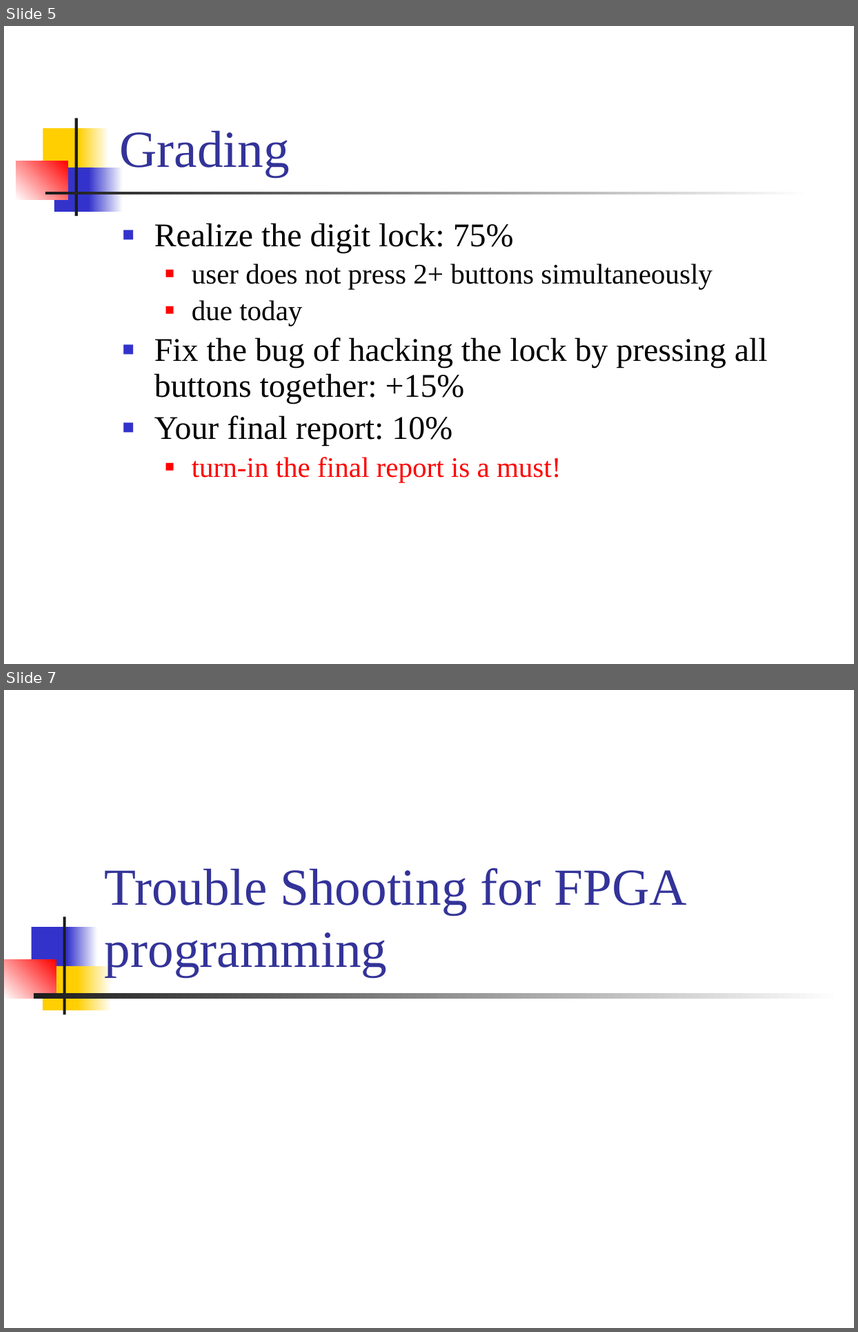
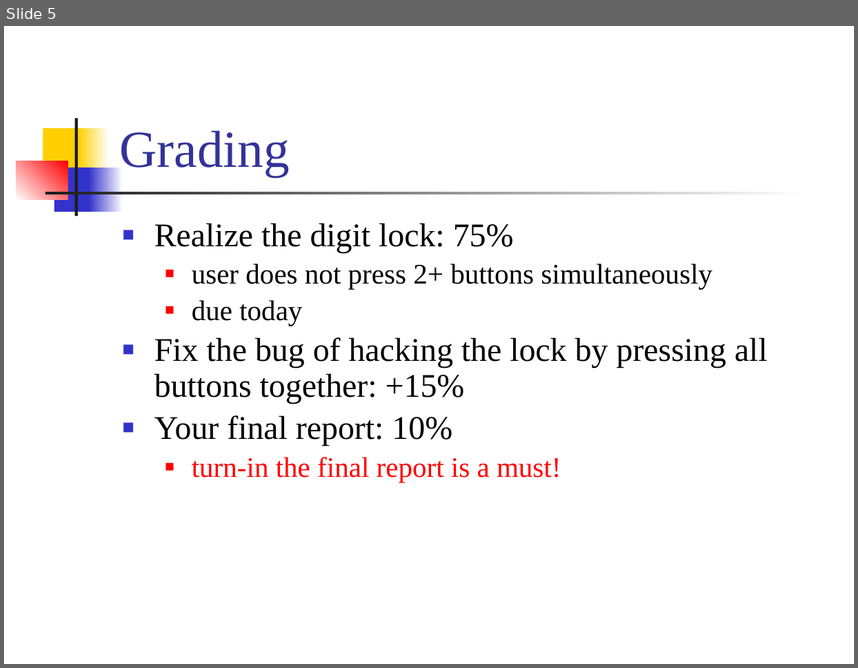
Before and after one commit to CGUSystemCourses/Comp_Org-2018, a slide deck: Lectures/lec02-seq_ckt_design/lab02-digit_lock.pptx. Shown one above the other, each under a label of ours: slides 5 and 7 before the commit, slide 5 after it; the slides between them are not shown. The pictures are 858x1332 and 858x668 pixels, drawn with LibreOffice and Linux fonts; fonts in the diff are those of the drawing. Boxes give left, top, right and bottom in pixels: in the first picture for what was removed or moved away, otherwise in the second. Text is boxed around its words. In the diff, an @@ line names an element or a change of style, - is before the commit and + after.

```diff
--- a/Lectures/lec02-seq_ckt_design/lab02-digit_lock.pptx
+++ b/Lectures/lec02-seq_ckt_design/lab02-digit_lock.pptx
@@ slide 7 removed at bbox=[4, 690, 854, 1328], background #FFFFFF @@
@@ title removed at bbox=[105, 868, 686, 977] @@
-Trouble Shooting for FPGA programming
@@ group removed at bbox=[4, 917, 842, 1015]: 7 rectangles @@
```
Also in this commit, not shown: 1 slide changed, 1 other slide removed.
